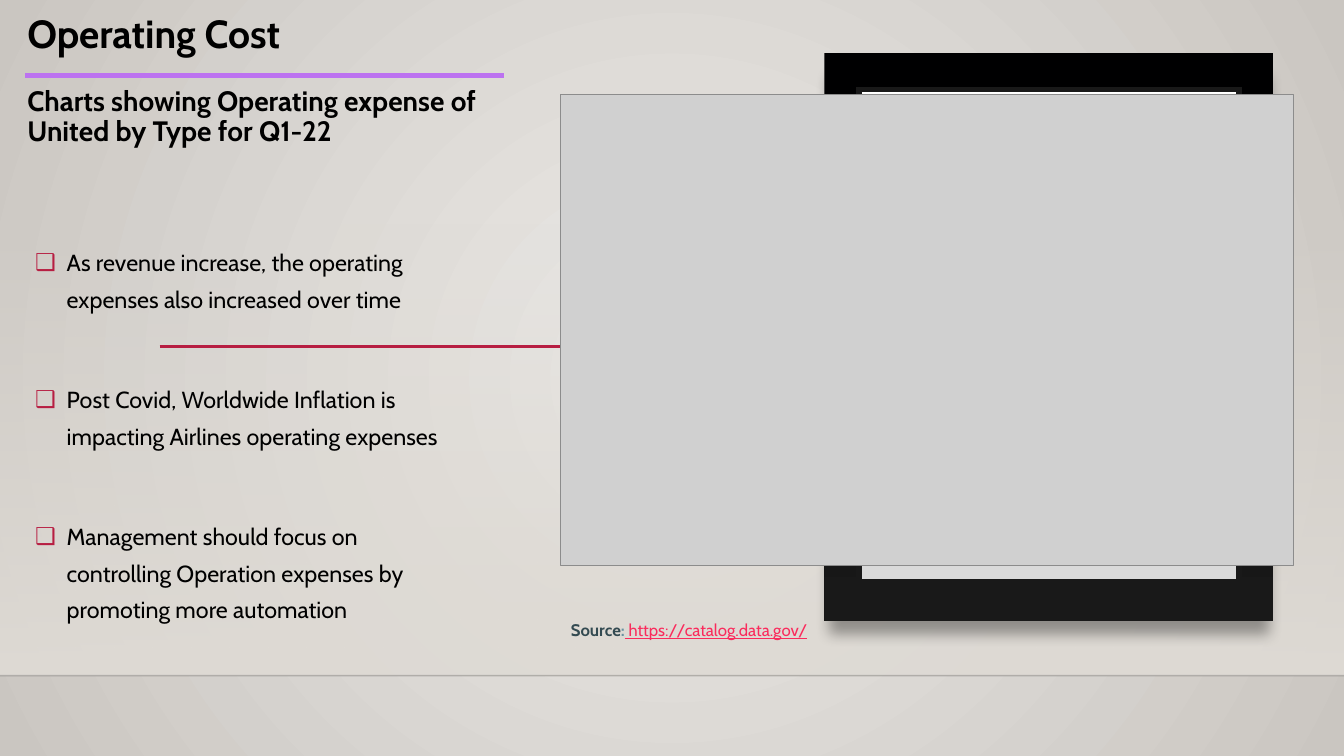
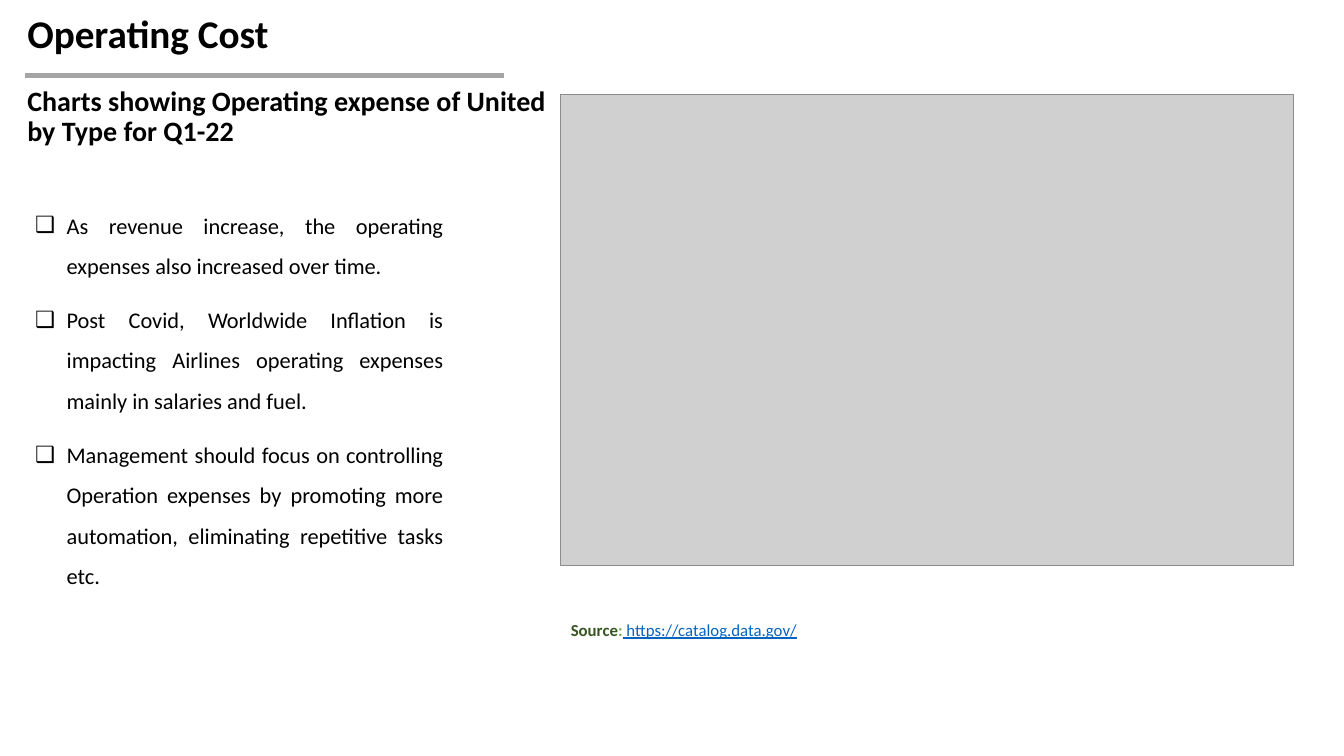
Before and after one commit to vjjampani/vjjampani, a slide deck: slide 9 of DSC-640/TermProject/Task-2/DSC640_Venkat Jagadeesh Jampani_Task2.pptx. Drawn at 1344x756 pixels with LibreOffice and Linux fonts; fonts in the diff are those of the drawing; grey boxes stand for pictures; background and template pictures are left out. Boxes give left, top, right and bottom in pixels: in the first picture for what was removed or moved away, otherwise in the second. Text is boxed around its words. In the diff, an @@ line names an element or a change of style, - is before the commit and + after.

```diff
--- a/DSC-640/TermProject/Task-2/DSC640_Venkat Jagadeesh Jampani_Task2.pptx
+++ b/DSC-640/TermProject/Task-2/DSC640_Venkat Jagadeesh Jampani_Task2.pptx
@@ background gradient #ECEAE7 to #CAC7C1 to #FFFFFF @@
@@ text "Operating Cost Charts showing Operating ..." at <box>27,20,546,146</box>: font Cabin to Calibri @@
@@ rectangle removed at <box>825,53,1273,621</box> @@
@@ line (25, 76) - (504, 76): stroke #BC72F0 3 pt to #A5A5A5 3 pt @@
@@ rectangle removed at <box>859,90,1239,582</box> @@
@@ rectangle removed at <box>0,223,1344,676</box> @@
@@ text at <box>67,218,443,584</box>: text changed; size 16.6 to 16 pt; font Cabin to Calibri @@
-❑ As revenue increase, the operating expenses also increased over time
-❑ Post Covid, Worldwide Inflation is impacting Airlines operating expenses
-❑ Management should focus on controlling Operation expenses by promoting more automation
+❑ As revenue increase, the operating expenses also increased over time.
+❑ Post Covid, Worldwide Inflation is impacting Airlines operating expenses mainly in salaries and fuel.
+❑ Management should focus on controlling Operation expenses by promoting more automation, eliminating repetitive tasks etc.
@@ line removed from (159, 347) to (769, 347) @@
@@ text "Source: https://catalog.data.gov/" at <box>571,624,796,639</box>: font Cabin to Calibri; text colour #334A51 to #385723, text colour #6892A0 to #70AD47 in "Source:"; text colour #FA2B5C to #0563C1 in "https://catalog.data.gov/" @@
@@ line removed from (0, 676) to (1344, 676) @@
```
Also in this commit, not shown: 11 other slides changed.
